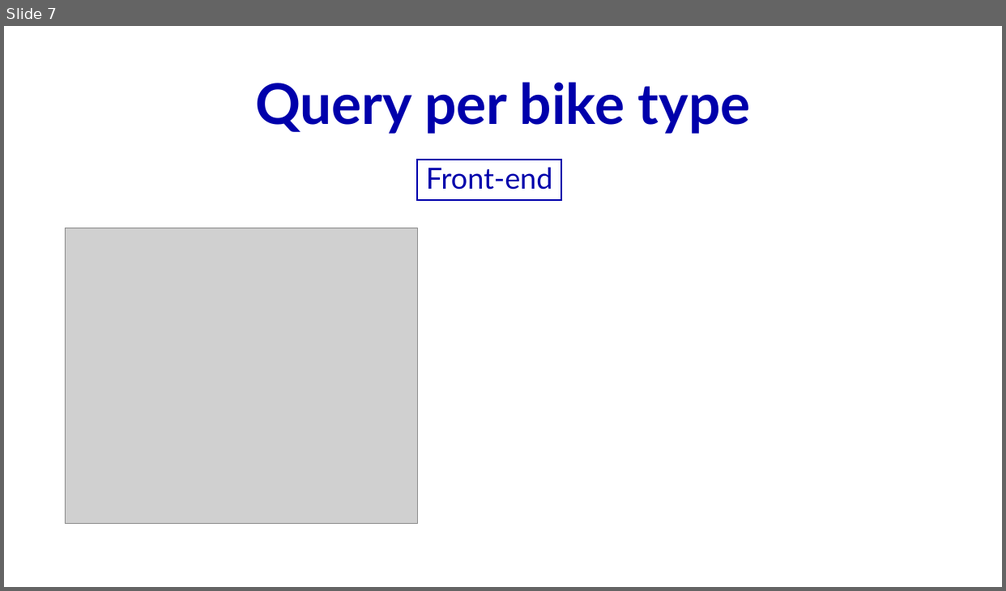
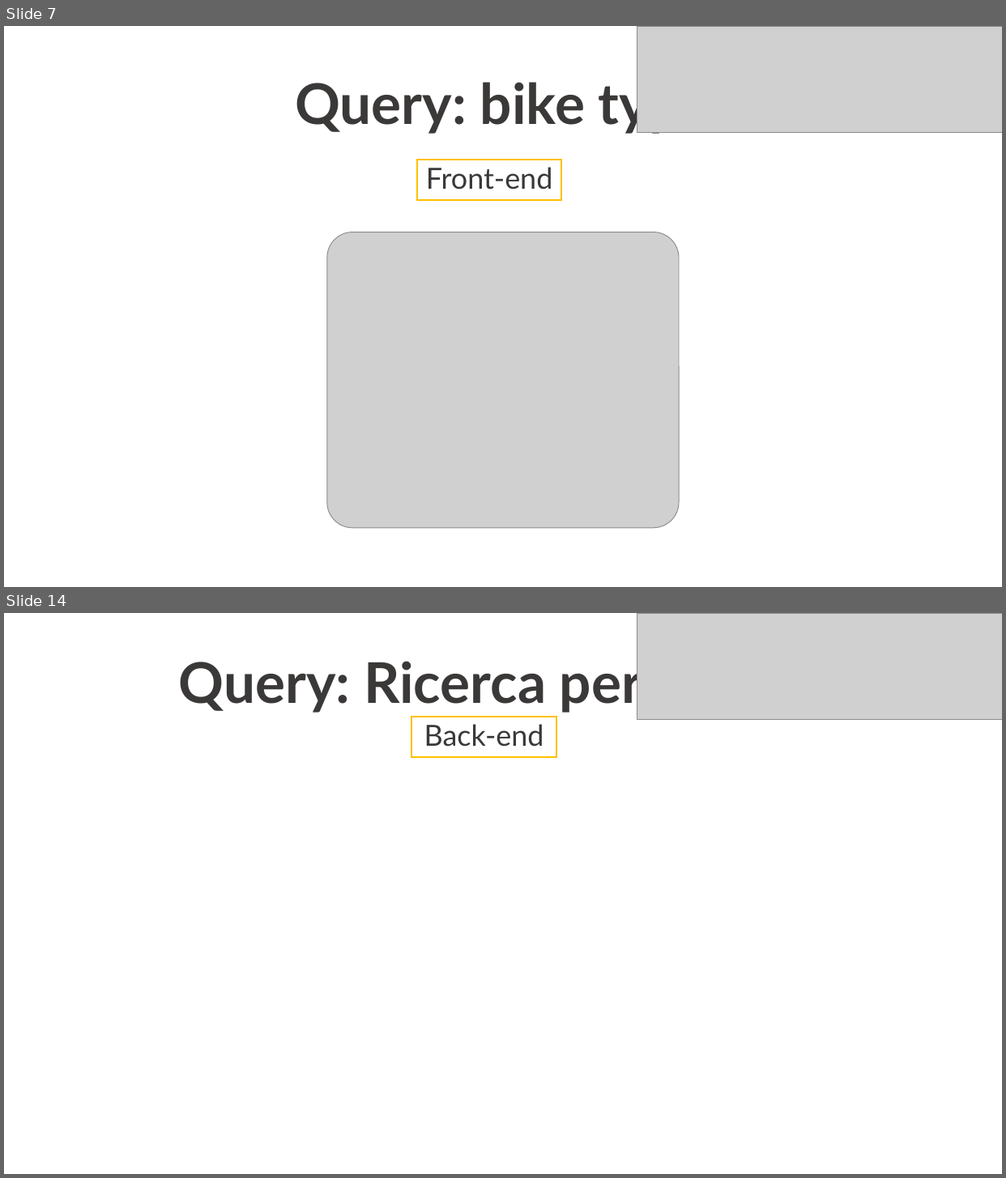
Before and after one commit to Robertales/tripdata-bike-chicago-bd2, a slide deck: presentazione/presentazioneBD2BarberisRobertazzi.pptx. Shown one above the other, each under a label of ours: slide 7 before the commit, slides 7 and 14 after it; the slides between them are not shown. The pictures are 1006x591 and 1006x1178 pixels, drawn with LibreOffice and Linux fonts; fonts in the diff are those of the drawing; grey boxes stand for pictures. Boxes give left, top, right and bottom in pixels: in the first picture for what was removed or moved away, otherwise in the second. Text is boxed around its words. In the diff, an @@ line names an element or a change of style, - is before the commit and + after.

```diff
--- a/presentazione/presentazioneBD2BarberisRobertazzi.pptx
+++ b/presentazione/presentazioneBD2BarberisRobertazzi.pptx
@@ slide 14 added at box(4, 613, 1002, 1174), background #FFFFFF @@
@@ picture added at box(637, 613, 1002, 719) @@
@@ text added at box(179, 654, 642, 713), 54 pt, text #3B3838, bold @@
+Query: Ricerca per mese
@@ rectangle added at box(412, 717, 556, 756), outline #FFC000 1.5 pt @@
@@ text added at box(424, 724, 544, 747), 28 pt, text #3B3838 @@
+Back-end
@@ slide 7 changed as well @@
@@ picture added at box(637, 26, 1002, 132) @@
@@ text at box(295, 76, 711, 135): text changed; text colour #0000AB to #3B3838 @@
-Query per bike type
+Query: bike type
@@ text "Front-end" at box(426, 167, 552, 190): text colour #0000AB to #3B3838 @@
@@ rectangle at box(417, 160, 562, 199): outline #0000AB 1.5 pt to #FFC000 1.5 pt @@
@@ picture: place and size @@
-picture at box(66, 228, 417, 524)
+picture at box(327, 232, 680, 527)
```
Also in this commit, not shown: 6 other slides changed, 11 other slides added, 2 other files.
